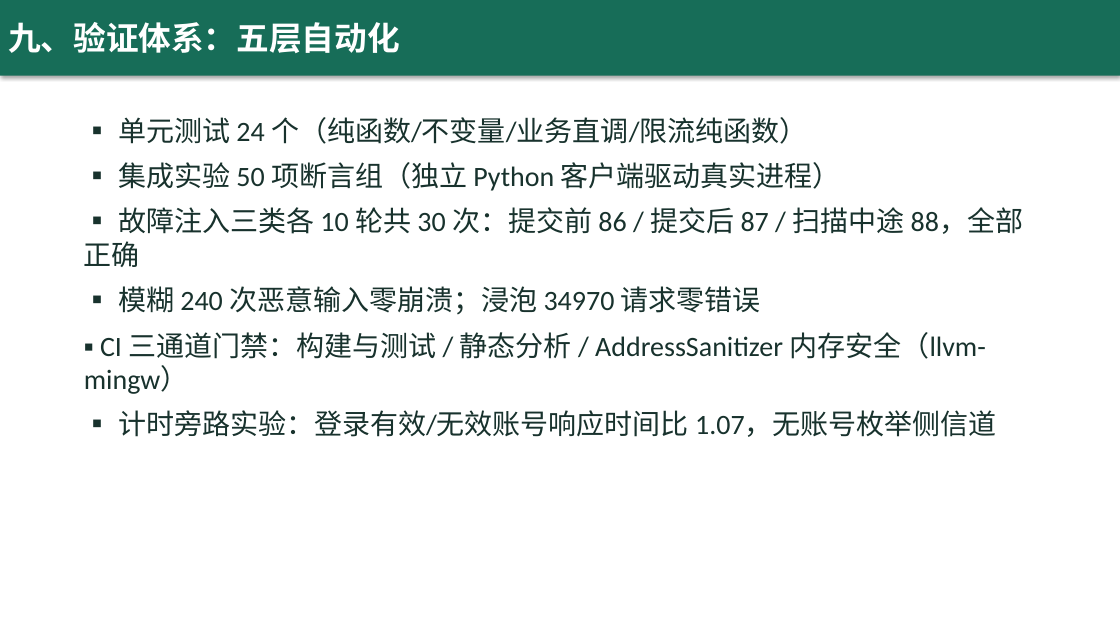
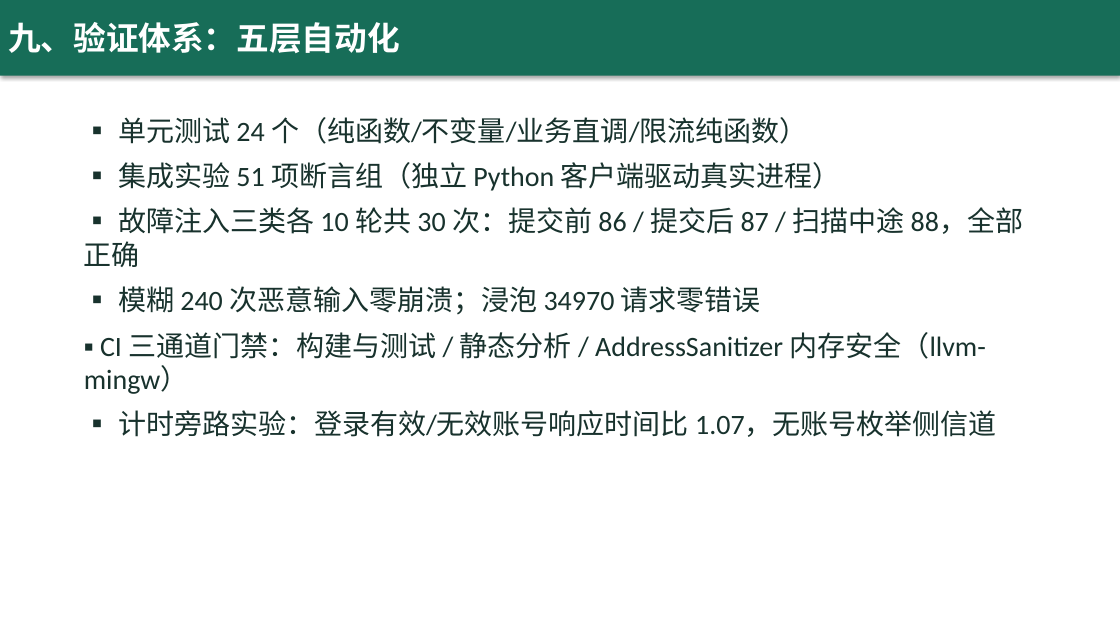
Before and after one commit to yq6666-66/lab-booking-system, a slide deck: slide 10 of docs/thesis/答辩演示.pptx. Drawn at 1120x630 pixels with LibreOffice and Linux fonts; fonts in the diff are those of the drawing. Boxes give left, top, right and bottom in pixels: in the first picture for what was removed or moved away, otherwise in the second. Text is boxed around its words. In the diff, an @@ line names an element or a change of style, - is before the commit and + after.

```diff
--- a/docs/thesis/答辩演示.pptx
+++ b/docs/thesis/答辩演示.pptx
@@ text at [118,162,841,191]: text changed @@
-▪ 集成实验 50 项断言组（独立 Python 客户端驱动真实进程）
+▪ 集成实验 51 项断言组（独立 Python 客户端驱动真实进程）
```
Also in this commit, not shown: 1 other slide changed, 15 other files.
